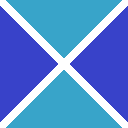
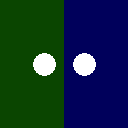
The second 128x128 image is a revision of the first. Changes to its layers:
added layer "Elswaere Emblem" above "Graeme/Paelme Emblem" over [33, 53, 96, 76]
added layer "Half Color" above "Background" over [0, 0, 64, 128]
renamed "c_template.tga" to "Background", painted on it over [0, 0, 128, 128]
